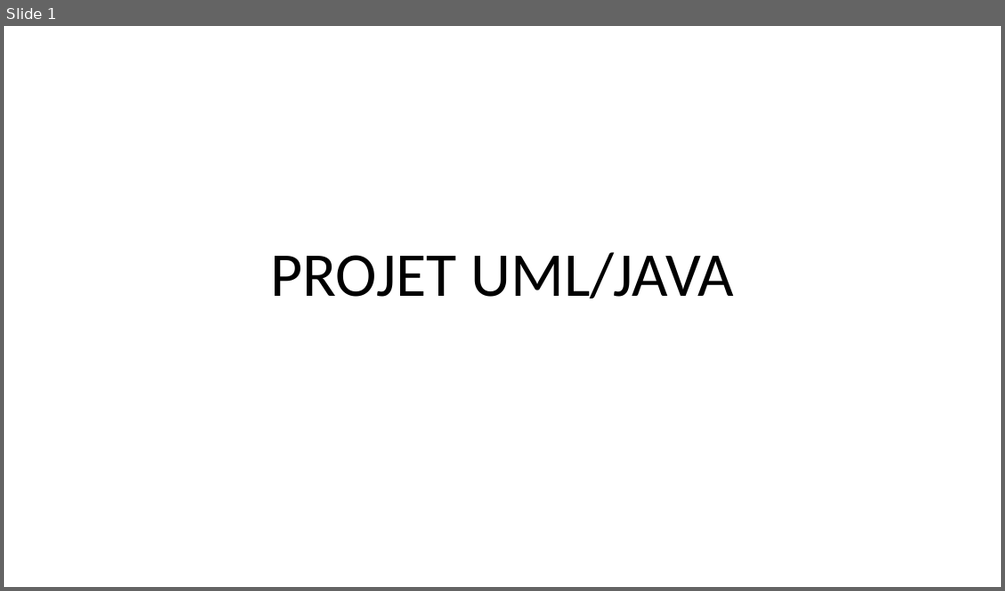
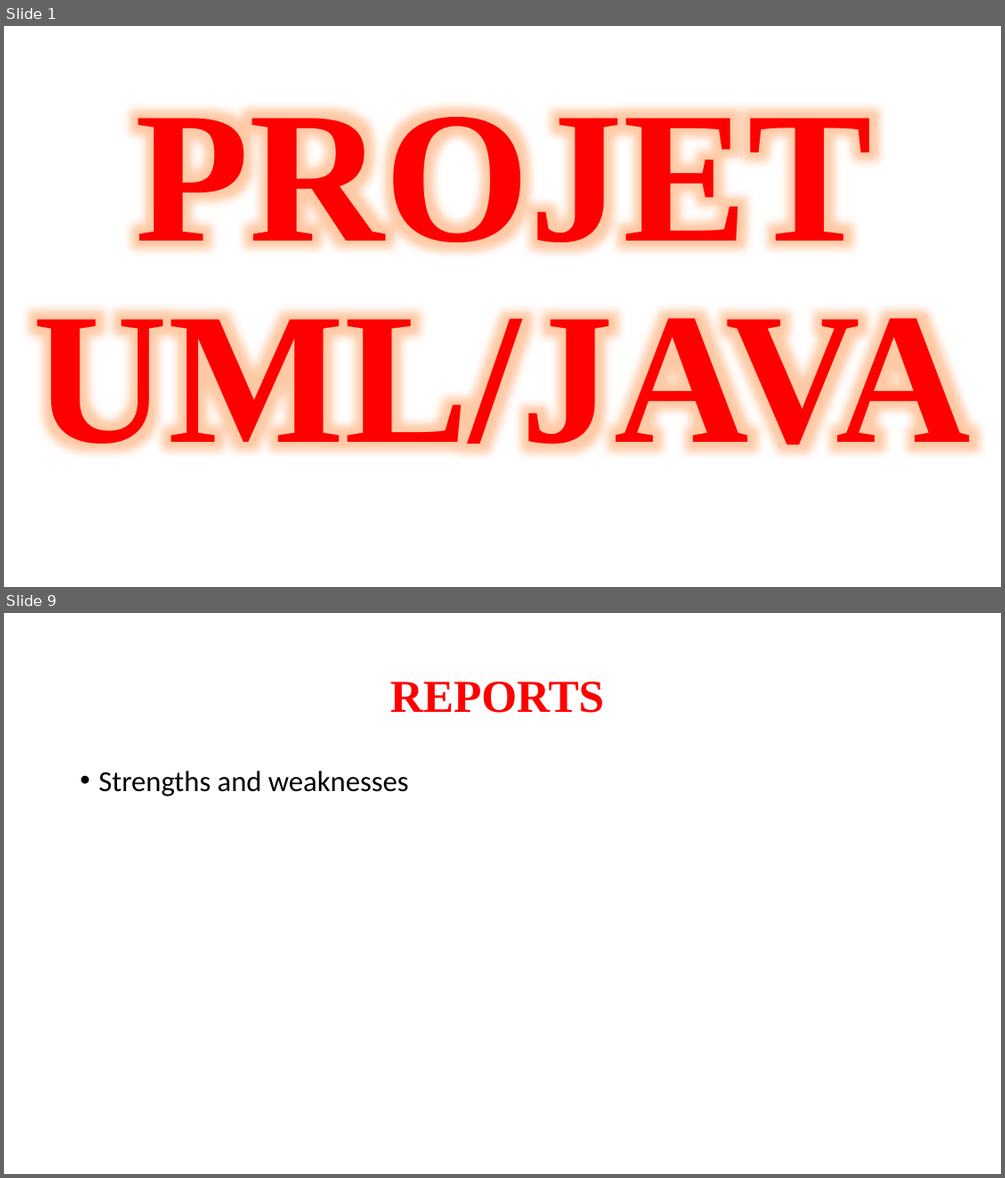
Before and after one commit to NGUESSIE-FABIOLA/BoulderDash, a slide deck: masterpom/PROJET UML.pptx. Shown one above the other, each under a label of ours: slide 1 before the commit, slides 1 and 9 after it; the slides between them are not shown. The pictures are 1005x591 and 1005x1178 pixels, drawn with LibreOffice and Linux fonts; fonts in the diff are those of the drawing. Boxes give left, top, right and bottom in pixels: in the first picture for what was removed or moved away, otherwise in the second. Text is boxed around its words. In the diff, an @@ line names an element or a change of style, - is before the commit and + after.

```diff
--- a/masterpom/PROJET UML.pptx
+++ b/masterpom/PROJET UML.pptx
@@ slide 9 added at <box>4,613,1001,1174</box>, background #FFFFFF @@
@@ title added at <box>390,682,605,713</box>, 44 pt, text #FF0000, bold @@
+REPORTS
@@ text added at <box>98,771,409,796</box>, 28 pt, text #000000 @@
+• Strengths and weaknesses
@@ slide 1 changed as well @@
@@ title "PROJET UML/JAVA": place and size @@
-title "PROJET UML/JAVA" at <box>271,252,734,298</box>
+title "PROJET UML/JAVA" at <box>33,95,971,476</box>
@@ title "PROJET UML/JAVA" at <box>33,95,971,476</box>: size 60 to 180 pt, font Calibri to Times New Roman, text colour #000000 to #FF0000, bold on @@
```
Also in this commit, not shown: 8 other slides added, 4 slides removed.
